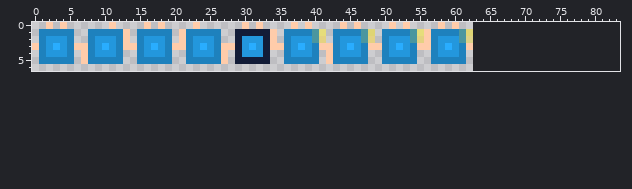
Sprite sheet: src/images/human_blue.png. Above, as it was before the edit.
The file is 63x7 pixels. The old version is drawn lined up with the new one, on the new canvas.
After the commit:
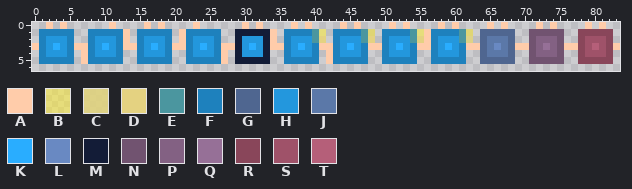
Palette (. is transparent): A #ffccaa  B #ffec2780  C #e0d37ce0  D #e4d281  E #4b969f  F #1e81bd  G #4f6690  H #2397dd  J #5b78a8  K #29adff  L #6989c2  M #131c37  N #715370  P #836183  Q #967097  R #89465a  S #9f5269  T #b55f79
The edit:
canvas 63x7 -> 84x7
y 0: x 65 . -> A; x 67 . -> A; x 72 . -> A; x 74 . -> A; x 79 . -> A; x 81 . -> A
y 1: x 64..68 ..... -> GGGGG; x 71..75 ..... -> NNNNN; x 78..82 ..... -> RRRRR
y 2: x 64..68 ..... -> GJJJG; x 71..75 ..... -> NPPPN; x 78..82 ..... -> RSSSR
y 3: x 63..83 ..................... -> AGJLJGAANPQPNAARSTSRA
y 4: x 64..68 ..... -> GJJJG; x 71..75 ..... -> NPPPN; x 78..82 ..... -> RSSSR
y 5: x 64..68 ..... -> GGGGG; x 71..75 ..... -> NNNNN; x 78..82 ..... -> RRRRR
Boxes around the changes in both pictures, in picture pixels (x1, y1, x2, y2):
added: (473, 22, 620, 64)
